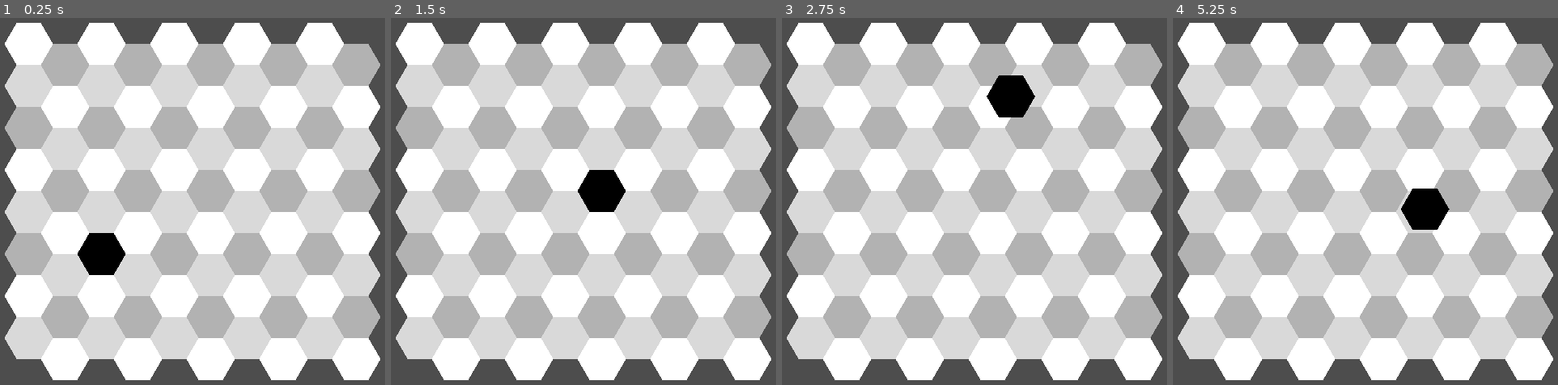
Above: before the commit, frames 1-4 (left to right).
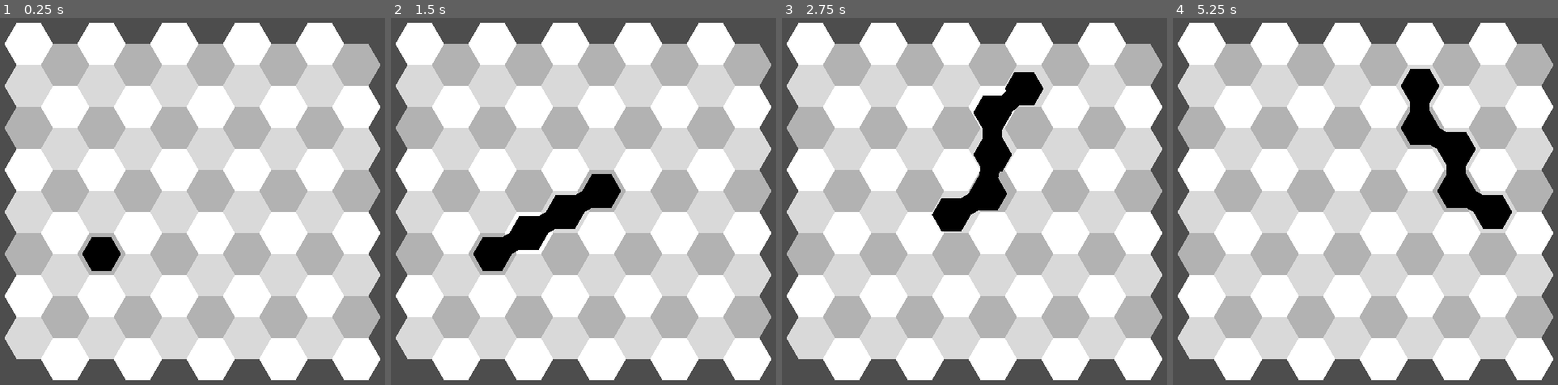
Above: after the commit, the same moments.

Repository: redpebble/sneksagon
Game: Godot game, scene res://scenes/map.tscn
The game is run twice, just before and just after one commit, with the same random seed, the same clock (stepped at 60 frames per second) and the same inputs.
Inputs (mouse positions are in pixels of both pictures, inside the frame that each line leads up to):
- Up to frame 1 (0.25 s): no input
- Up to frame 2 (1.5 s): tap Enter at 0.5 s; move the mouse to (691, 175) at 0.52 s; press the mouse at (691, 175) at 0.53 s; move the mouse to (487, 227) at 1.27 s; release the mouse at (487, 227) at 1.28 s; click (487, 227) at 1.35 s
- Up to frame 3 (2.75 s): tap Space at 2 s; move the mouse to (1024, 95) at 2.02 s; press the mouse at (1024, 95) at 2.03 s
- Up to frame 4 (5.25 s): move the mouse to (1342, 296) at 2.77 s; release the mouse at (1342, 296) at 2.78 s; click (1342, 296) at 2.85 s; tap Enter at 3.5 s; move the mouse to (1511, 274) at 3.52 s; press the mouse at (1511, 274) at 3.53 s; move the mouse to (1219, 128) at 4.27 s; release the mouse at (1219, 128) at 4.28 s; click (1219, 128) at 4.35 s; tap Space at 5 s; move the mouse to (1388, 201) at 5.02 s; press the mouse at (1388, 201) at 5.03 s

The runs differ from the first frame. In frame 1, 0.4% of the frame differs, in the area x 20-33%, y 58-71%; in frame 2, 2.7%; in frame 3, 3.4%; in frame 4, 5.0%, in the area x 59-89%, y 13-58%.

Commit message:
Separate moving hex class + chaining

Diff:
--- /dev/null
+++ b/scenes/hex.gd
@@ -0,0 +1,2 @@
+class_name Hex
+extends Node2D
--- a/scenes/hex.tscn
+++ /dev/null
@@ -1,6 +0,0 @@
-[gd_scene format=3 uid="uid://ui01n6dvym8b"]
-
-[node name="Hex" type="Node2D"]
-
-[node name="Polygon2D" type="Polygon2D" parent="."]
-polygon = PackedVector2Array(1, 0, 0.5, 0.866, -0.5, 0.866, -1, 0, -0.5, -0.866, 0.5, -0.866)
--- a/scenes/map.gd
+++ b/scenes/map.gd
@@ -2,58 +2,33 @@
 
 @export_range(3, 30, 1) var hex_scale: int = 15
 @export_range(0.0, 0.5, 0.05) var grid_contrast : float = 0.15
+@export var static_hex_scn : PackedScene = null
+@export var mover_hex_scn : PackedScene = null
 
 @onready var hex_width = 2 * hex_scale
 
-var hex_scn = preload("res://scenes/hex.tscn")
-
 var map : Dictionary[Vector2, Node2D] = {}
-var entities : Dictionary[Vector2, Node2D] = {}
+var entities : Dictionary[Vector2, Array] = {}
 var map_origin := Vector2.ZERO
-var move_tween : Tween = null
-var player_hex = null
 
 
 func _ready() -> void:
 	populate_grid()
-	player_hex = create_hex(2, 4, Color.BLACK, true)
-
-func _process(_delta: float) -> void:
-	move_player()
-
-
-func move_player():
-	if not player_hex:
-		return
-	if move_tween and move_tween.is_running():
-		return
-	#get player coordinates
-	var player_pos = player_hex.global_position
-	var player_coords = get_hex_coordinates(player_pos)
-	#get input direction
-	var input_vector : Vector2 = player_pos.direction_to(get_global_mouse_position())
-	var move_direction : Vector2
-	move_direction.x = roundi(input_vector.x)
-	#max out vertical input to eliminate "sticky" horizontal movement
-	move_direction.y = ceili(abs(input_vector.y)) * sign(input_vector.y)
-	#move when holding mouse button
-	if Input.is_action_pressed("lmb"):
-		move_hex_adjacent(player_coords, move_direction)
-
+	create_hex(mover_hex_scn, Vector2(2, 4), Color.BLACK)
 
 # use hex coordinates to get position in world
-func get_hex_world_position(i, j, offset := Vector2.ZERO) -> Vector2:
-	var x = 0.75 * hex_width * i
-	var y = 0.866 * hex_width * (j + 0.5 * i)
+func get_hex_world_position(coords : Vector2, offset : Vector2 = map_origin) -> Vector2:
+	var x = 0.75 * hex_width * coords.x
+	var y = 0.866 * hex_width * (coords.y + 0.5 * coords.x)
 	return Vector2(x, y) + offset
 # use world position to derive hex coordinates
-func get_hex_coordinates(world_position : Vector2) -> Vector2:
+func get_hex_coords(world_position : Vector2) -> Vector2:
 	world_position -= map_origin
 	var i = roundi(world_position.x / (0.75 * hex_width))
 	var j = roundi(world_position.y / (0.866 * hex_width) - 0.5 * i)
 	return Vector2i(i, j)
 
-func get_adjacent_hex_index(coords : Vector2, direction : Vector2) -> Vector2:
+func get_adjacent_hex_coords(coords : Vector2, direction : Vector2) -> Vector2:
 	match direction:
 		Vector2.UP:                   return coords + Vector2(0, -1)
 		Vector2.UP + Vector2.LEFT:    return coords + Vector2(-1, 0)
@@ -63,31 +38,27 @@
 		Vector2.DOWN + Vector2.RIGHT: return coords + Vector2(1, 0)
 		_: return coords
 
-func create_hex(i, j, hex_color, is_entity := false) -> Node2D:
-	var hex = hex_scn.instantiate()
+func create_hex(scene : PackedScene, coords : Vector2, hex_color : Color) -> Node2D:
+	var hex = scene.instantiate()
 	hex.scale *= hex_scale
-	hex.position = get_hex_world_position(i, j, map_origin)
+	hex.position = get_hex_world_position(coords)
 	hex.modulate = hex_color
 	call_deferred("add_child", hex)
-	if is_entity:
-		entities[Vector2(i, j)] = hex
-		print(Vector2(i, j))
+	if scene != static_hex_scn:
+		entities[coords] = [hex]
+		hex.moved.connect(_on_hex_moved)
 	else:
-		map[Vector2(i, j)] = hex
+		map[coords] = hex
 	return hex
 
-func move_hex(from : Vector2, to : Vector2, duration := 0.3) -> Tween:
-	if move_tween:
-		move_tween.kill()
-	var hex := entities[from]
-	move_tween = create_tween().set_ease(Tween.EASE_OUT).set_trans(Tween.TRANS_SINE)
-	move_tween.tween_property(hex, "position", get_hex_world_position(to.x, to.y, map_origin), duration)
-	entities.erase(from)
-	entities[to] = hex
-	return move_tween
-
-func move_hex_adjacent(from: Vector2, direction : Vector2) -> Tween:
-	return move_hex(from, get_adjacent_hex_index(from, direction))
+func get_move_position(mover : Node2D, direction : Vector2) -> Vector2:
+	var move_position := mover.global_position
+	var from_coords = get_hex_coords(mover.global_position)
+	var to_coords = get_adjacent_hex_coords(from_coords, direction)
+	if map.get(to_coords) != null:
+		if not entities.get(to_coords):
+			move_position = get_hex_world_position(to_coords)
+	return move_position
 
 func populate_grid():
 	var playfield = get_window().size * 0.75
@@ -103,4 +74,14 @@
 			var shift_amount = floori(0.5 * i) * -1
 			var adjusted_j = j + shift_amount
 			var d = wrapi(adjusted_j - wrapi(i, 0, 3), 0, 3) * grid_contrast
-			create_hex(i, adjusted_j, Color.WHITE.darkened(d))
+			create_hex(static_hex_scn, Vector2(i, adjusted_j), Color.WHITE.darkened(d))
+
+# update entities when any are moved
+func _on_hex_moved(hex : Hex, from : Vector2, to : Vector2):
+	var from_coords = get_hex_coords(from)
+	var to_coords = get_hex_coords(to)
+	if entities.get(from_coords):
+		entities[from_coords].erase(hex)
+		if entities[from_coords].is_empty():
+			entities.erase(from_coords)
+	entities[to_coords] = [hex]
--- a/scenes/map.tscn
+++ b/scenes/map.tscn
@@ -1,7 +1,11 @@
-[gd_scene load_steps=2 format=3 uid="uid://diuykrg1nilh"]
+[gd_scene load_steps=4 format=3 uid="uid://diuykrg1nilh"]
 
 [ext_resource type="Script" uid="uid://6joi0b4nq07b" path="res://scenes/map.gd" id="1_4xfga"]
+[ext_resource type="PackedScene" uid="uid://ui01n6dvym8b" path="res://scenes/static_hex.tscn" id="2_paxxb"]
+[ext_resource type="PackedScene" uid="uid://b2k5i8r31na11" path="res://scenes/mover_hex.tscn" id="3_gldc4"]
 
 [node name="Map" type="Node2D"]
 script = ExtResource("1_4xfga")
 hex_scale = 30
+static_hex_scn = ExtResource("2_paxxb")
+mover_hex_scn = ExtResource("3_gldc4")
--- /dev/null
+++ b/scenes/mover_hex.gd
@@ -0,0 +1,100 @@
+class_name MoverHex
+extends Hex
+
+signal moved(hex_node, from_pos, to_pos)
+
+@export var connect_segments := true
+
+@onready var map = get_parent()
+@onready var last_position := global_position
+
+var head : MoverHex = self
+var prev_segment : MoverHex = null
+var next_segment : MoverHex = null
+var move_tween : Tween = null
+var max_length := 5
+
+
+func _ready() -> void:
+	print("prev_segment: ", prev_segment)
+	if prev_segment == null:
+		head = self
+	scale *= 0.8
+
+func _process(delta: float) -> void:
+	read_inputs()
+	queue_redraw()
+
+func _draw() -> void:
+	if not connect_segments:
+		return
+	if next_segment:
+		draw_line(Vector2.ZERO, to_local(next_segment.global_position), modulate, 1)
+
+
+func read_inputs():
+	if not is_head():
+		return
+	if move_tween and move_tween.is_running():
+		return
+	var input_vector : Vector2 = global_position.direction_to(get_global_mouse_position())
+	if Input.is_action_pressed("lmb"):
+		move(input_vector)
+
+
+func move(direction, duration := 0.25) -> Tween:
+	if move_tween:
+		move_tween.kill()
+
+	last_position = global_position
+	var move_position = map.get_move_position(self, round_hexagonal(direction))
+	# do not "move" if position would not change
+	### FIXME: look here to deal with collisions
+	if is_head() and move_position == last_position:
+		return
+	# all other segments replace the position of their predecessor
+	if not is_head():
+		move_position = prev_segment.last_position
+	move_tween = create_tween().set_ease(Tween.EASE_OUT).set_trans(Tween.TRANS_SINE)
+	move_tween.tween_property(self, "global_position", move_position, duration)
+
+	if next_segment:
+		next_segment.move(next_segment.global_position.direction_to(last_position))
+
+	## FIXME Just for testing ##
+	if is_head():
+		extend()
+	############################
+
+	moved.emit(self, last_position, move_position)
+	return move_tween
+
+
+func round_hexagonal(base_vector) -> Vector2:
+	var hex_direction : Vector2
+	hex_direction.x = roundi(base_vector.x)
+	#max out vertical input to eliminate "sticky" horizontal movement
+	hex_direction.y = ceili(abs(base_vector.y)) * sign(base_vector.y)
+	#move when holding mouse button
+	return hex_direction
+
+
+func extend():
+	if head.get_length() >= max_length:
+		return
+	if next_segment == null:
+		next_segment = map.create_hex(map.mover_hex_scn, map.get_hex_coords(last_position), modulate)
+		next_segment.prev_segment = self
+		next_segment.head = head
+	else:
+		next_segment.extend()
+
+func is_head():
+	return head == self
+
+# returns the length from the calling segment to the end of the chain
+func get_length() -> int:
+	var length = 1
+	if next_segment:
+		length += next_segment.get_length()
+	return length
--- /dev/null
+++ b/scenes/mover_hex.tscn
@@ -0,0 +1,9 @@
+[gd_scene load_steps=2 format=3 uid="uid://b2k5i8r31na11"]
+
+[ext_resource type="Script" uid="uid://dg2mjerm3lr0j" path="res://scenes/mover_hex.gd" id="1_pig4h"]
+
+[node name="MoverHex" type="Node2D"]
+script = ExtResource("1_pig4h")
+
+[node name="Polygon2D" type="Polygon2D" parent="."]
+polygon = PackedVector2Array(1, 0, 0.5, 0.866, -0.5, 0.866, -1, 0, -0.5, -0.866, 0.5, -0.866)
--- /dev/null
+++ b/scenes/static_hex.tscn
@@ -0,0 +1,9 @@
+[gd_scene load_steps=2 format=3 uid="uid://ui01n6dvym8b"]
+
+[ext_resource type="Script" uid="uid://bpawfpvq563jl" path="res://scenes/hex.gd" id="1_s67ao"]
+
+[node name="StaticHex" type="Node2D"]
+script = ExtResource("1_s67ao")
+
+[node name="Polygon2D" type="Polygon2D" parent="."]
+polygon = PackedVector2Array(1, 0, 0.5, 0.866, -0.5, 0.866, -1, 0, -0.5, -0.866, 0.5, -0.866)
Not shown, added: scenes/hex.gd.uid
Not shown, added: scenes/mover_hex.gd.uid
